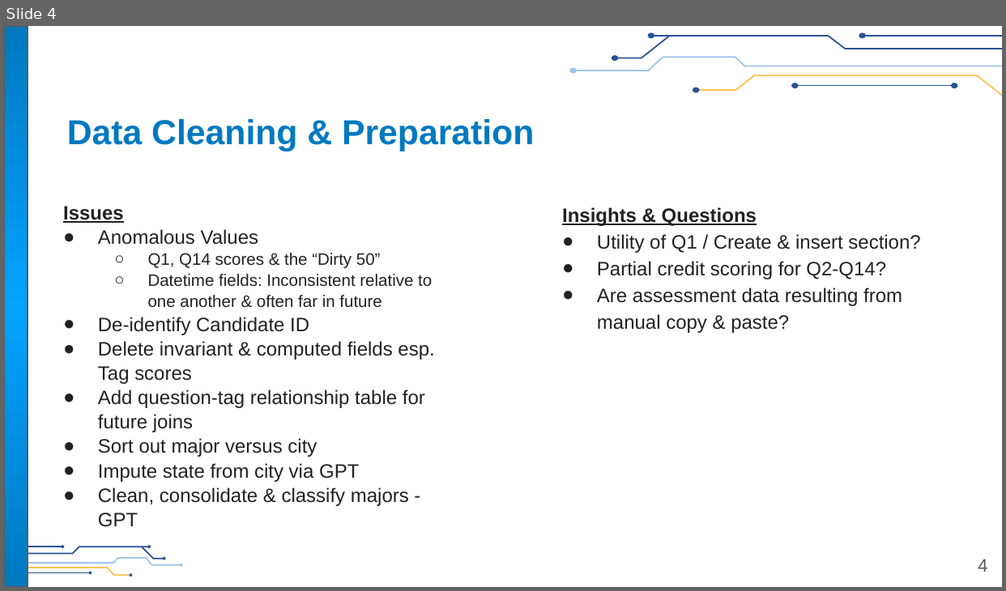
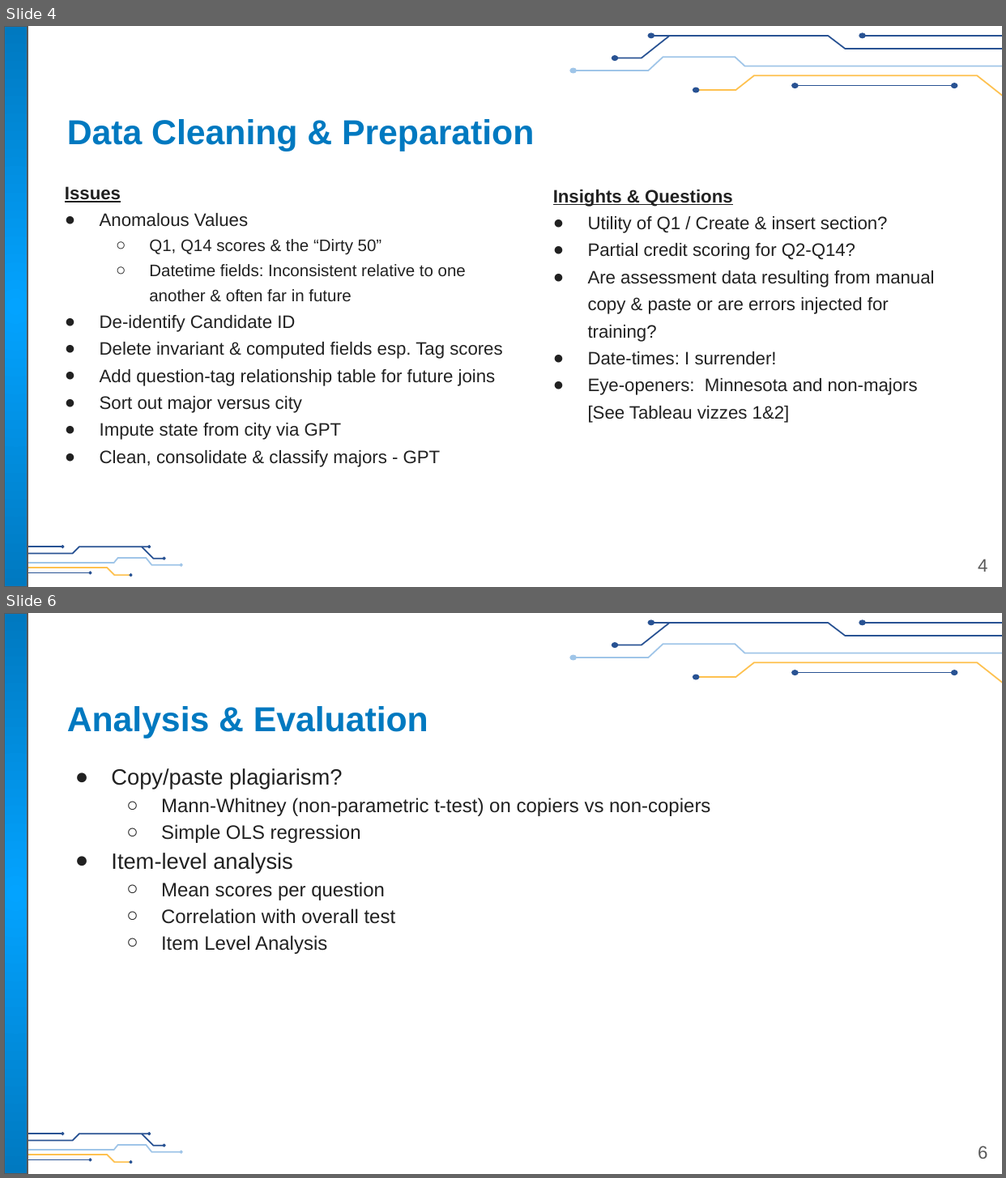
Before and after one commit to flipsmash/PS_demo, a slide deck: Presentation/Finnegan_Sr_Mgr_Learner_Eval&Analytics_Thought_Exercise.pptx. Shown one above the other, each under a label of ours: slide 4 before the commit, slides 4 and 6 after it; the slides between them are not shown. The pictures are 1006x591 and 1006x1178 pixels, drawn with LibreOffice and Linux fonts; fonts in the diff are those of the drawing; background and template pictures are left out. Boxes give left, top, right and bottom in pixels: in the first picture for what was removed or moved away, otherwise in the second. Text is boxed around its words. In the diff, an @@ line names an element or a change of style, - is before the commit and + after.

```diff
--- a/Presentation/Finnegan_Sr_Mgr_Learner_Eval&Analytics_Thought_Exercise.pptx
+++ b/Presentation/Finnegan_Sr_Mgr_Learner_Eval&Analytics_Thought_Exercise.pptx
@@ slide 6 added at (x1=4, y1=613, x2=1002, y2=1174), background #FFFFFF; not listed: 27 template elements that a slide beside it also shows @@
@@ title added at (x1=67, y1=706, x2=428, y2=739), 25 pt, text #0079C0, bold @@
+Analysis & Evaluation
@@ text added at (x1=111, y1=769, x2=710, y2=954), 14 pt, text #212121 @@
+● Copy/paste plagiarism?
+  ○ Mann-Whitney (non-parametric t-test) on copiers vs non-copiers
+  ○ Simple OLS regression
+● Item-level analysis
+  ○ Mean scores per question
+  ○ Correlation with overall test
+  ○ Item Level Analysis
@@ page number added at (x1=978, y1=1146, x2=987, y2=1159), 13 pt, text #595959 @@
+6
@@ slide 4 changed as well @@
@@ text "Issues" moved from (x1=63, y1=206, x2=434, y2=527) to (x1=65, y1=186, x2=502, y2=467) @@
@@ text "Issues" at (x1=65, y1=186, x2=502, y2=467): size 14 to 13 pt in "Issues", "Anomalous Values", "De-identify Candidate ID", "Delete invariant & computed fields esp. Tag ..." and 4 more places; line spacing 1.05 to 1.15; line spacing 1.05 to 1.25 @@
@@ text "Insights & Questions" moved from (x1=562, y1=207, x2=920, y2=333) to (x1=553, y1=190, x2=935, y2=423) @@
@@ text at (x1=553, y1=190, x2=888, y2=260): size 14 to 13 pt in "Insights & Questions", "Utility of Q1 / Create & insert ...", "Partial credit scoring for Q2-Q14?"; line spacing 1.15 to 1.25 @@
@@ text at (x1=588, y1=271, x2=935, y2=423): text changed; size 14 to 13 pt @@
-● Are assessment data resulting from manual copy & paste?
+● Are assessment data resulting from manual copy & paste or are errors injected for training?
+● Date-times: I surrender!
+● Eye-openers: Minnesota and non-majors
+  [See Tableau vizzes 1&2]
```
Also in this commit, not shown: 2 other slides changed, 3 other slides added, 1 slide removed, 14 other files.
